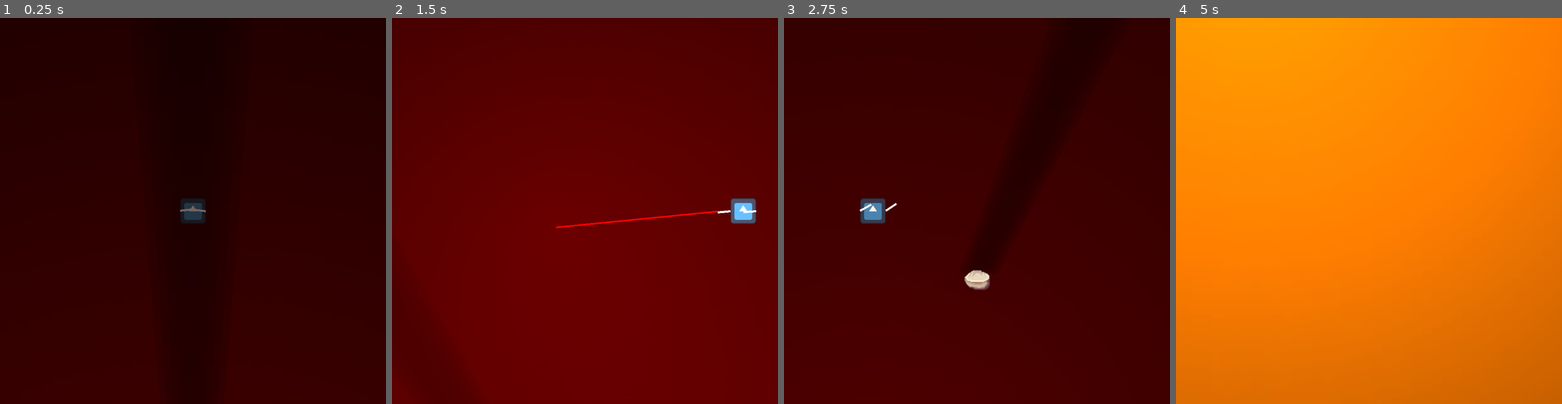
Above: before the commit, frames 1-4 (left to right).
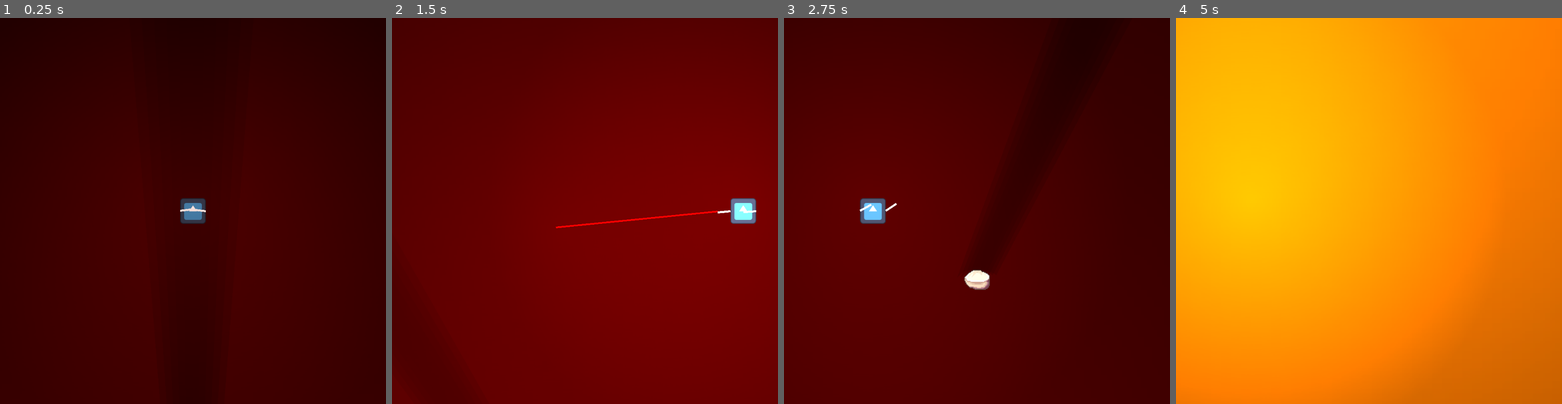
Above: after the commit, the same moments.

Repository: Z3BINI/mini_jam_june
Game: Godot game, scene res://scenes/world/testing_grounds.tscn
Two runs of this game, one before a commit and one after it. Both use one fixed random seed, a clock stepped at 60 frames per second and the inputs below. The engine's default icon, where the game draws it, is replaced by a stand-in: a white triangle on a blue panel in a dark square.
Inputs (mouse positions are in pixels of both pictures, inside the frame that each line leads up to):
- Up to frame 1 (0.25 s): no input
- Up to frame 2 (1.5 s): move the mouse to (669, 191) at 0.52 s; hold D (move_right) 0.53-1.28 s; hold Space (boost) 0.53-1.28 s; move the mouse to (507, 230) at 1.27 s; hold A (move_left) from 1.28 s (still down); click (507, 230) at 1.35 s
- Up to frame 3 (2.75 s): move the mouse to (1015, 126) at 2.02 s; release A (move_left) at 2.03 s; hold D (move_right) from 2.03 s (still down); hold Right mouse button (shoot_grapple_right) from 2.03 s (still down)
- Up to frame 4 (5 s): move the mouse to (1349, 288) at 2.77 s; release Right mouse button (shoot_grapple_right) at 2.78 s; tap Space (boost) at 2.85 s; move the mouse to (1484, 268) at 3.52 s; release D (move_right) at 3.53 s; press the mouse at (1484, 268) at 3.53 s; hold A (move_left) from 3.53 s (still down); move the mouse to (1253, 153) at 4.27 s; release the mouse at (1253, 153) at 4.28 s; right-click (1253, 153) at 4.35 s

The runs differ from the first frame. In frame 1, 6.9% of the frame differs, in the area x 34-66%, y 31-64%; in frame 2, 5.8%; in frame 3, 6.6%; in frame 4, 49%, in the area x 0-63%, y 4-100%.

Commit message:
Gave player small light source
The level was too dark.

Diff:
--- a/scenes/entities/player.tscn
+++ b/scenes/entities/player.tscn
@@ -1,7 +1,8 @@
-[gd_scene load_steps=8 format=3 uid="uid://c70fmn0cl4qur"]
+[gd_scene load_steps=9 format=3 uid="uid://c70fmn0cl4qur"]
 
 [ext_resource type="Script" path="res://scripts/entities/player.gd" id="2_euy52"]
 [ext_resource type="Texture2D" uid="uid://cgoup5237bs31" path="res://icon.svg" id="3_1ljuk"]
+[ext_resource type="Texture2D" uid="uid://dqa31nwsymshv" path="res://assets/ight_texture.webp" id="3_mpv0l"]
 
 [sub_resource type="PhysicsMaterial" id="PhysicsMaterial_0g80w"]
 friction = 0.25
@@ -73,5 +74,11 @@
 rotation = -1.5708
 node_a = NodePath("../..")
 
+[node name="PointLight2D" type="PointLight2D" parent="."]
+position = Vector2(0, -24)
+energy = 0.5
+texture = ExtResource("3_mpv0l")
+texture_scale = 5.0
+
 [connection signal="attach" from="." to="." method="_on_attach"]
 [connection signal="boost_cd" from="." to="." method="_on_boost_cd"]
